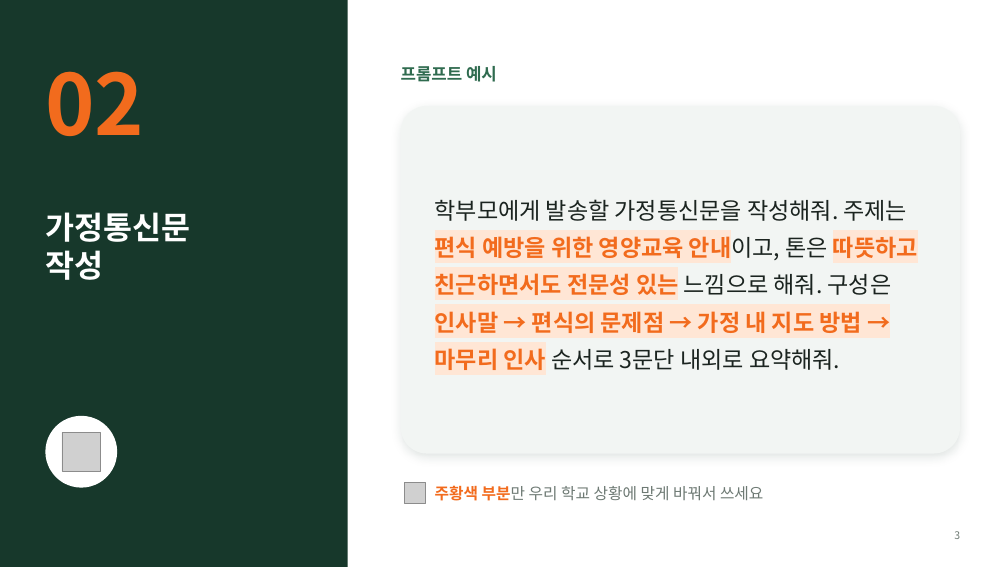
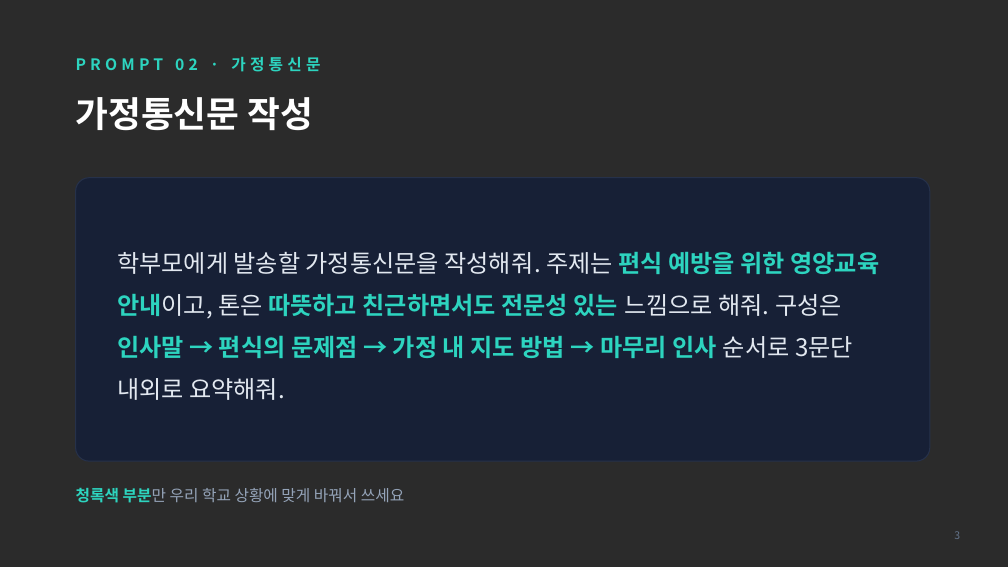
Before and after one commit to chojs135/chojs135, a slide deck: slide 3 of 연수자료/영양교사_AI_공문서_프롬프트.pptx. Drawn at 1008x567 pixels with LibreOffice and Linux fonts; fonts in the diff are those of the drawing; grey boxes stand for pictures; background and template pictures are left out; a plain dark background stands for a picture behind light text. Boxes give left, top, right and bottom in pixels: in the first picture for what was removed or moved away, otherwise in the second. Text is boxed around its words. In the diff, an @@ line names an element or a change of style, - is before the commit and + after.

```diff
--- a/연수자료/영양교사_AI_공문서_프롬프트.pptx
+++ b/연수자료/영양교사_AI_공문서_프롬프트.pptx
@@ background #FFFFFF to picture (left out) @@
@@ rectangle removed at (0, 0, 348, 567) @@
@@ text at (76, 57, 320, 72): text changed; size 80 to 15 pt; text colour #F26B1D to #2DD4BF @@
-02
+PROMPT 02 · 가정통신문
@@ title "가정통신문 작성" at (76, 97, 314, 130): vertical alignment top to middle @@
@@ text removed at (401, 66, 497, 82) @@
-프롬프트 예시
@@ title at (76, 97, 314, 130): text changed; size 30 to 34 pt @@
-가정통신문
-작성
+가정통신문 작성
@@ rounded rectangle removed at (401, 106, 960, 454) @@
@@ rounded rectangle added at (76, 178, 930, 461), fill #172036, outline #26314A 1 pt @@
@@ text "학부모에게 발송할 가정통신문을 작성해줘. 주제는 ...": place and size @@
-text "학부모에게 발송할 가정통신문을 작성해줘. 주제는 ..." at (435, 199, 918, 370)
+text "학부모에게 발송할 가정통신문을 작성해줘. 주제는 ..." at (117, 252, 879, 400)
@@ text "학부모에게 발송할 가정통신문을 작성해줘. 주제는 ..." at (117, 252, 879, 400): size 22 to 23 pt; text colour #1B2420 to #E2E8F0 in "학부모에게 발송할 가정통신문을 작성해줘. 주제는 안내이고, 톤은 ..."; text colour #F26B1D to #2DD4BF, highlight #FFE6D5 to none in "편식 예방을 위한 영양교육 안내이고, 따뜻하고 친근하면서도 ..."; line spacing 1.35 to 1.45 @@
@@ ellipse removed at (45, 416, 117, 488) @@
@@ picture removed at (62, 433, 101, 471) @@
@@ text at (76, 488, 404, 503): text changed; text colour #6E7A74 to #94A3B8 @@
-주황색 부분만 우리 학교 상황에 맞게 바꿔서 쓰세요
+청록색 부분만 우리 학교 상황에 맞게 바꿔서 쓰세요
@@ picture removed at (405, 482, 426, 504) @@
@@ page number at (954, 531, 960, 539): text colour #6E7A74 to #64748B @@
```
Also in this commit, not shown: 5 other slides changed.
